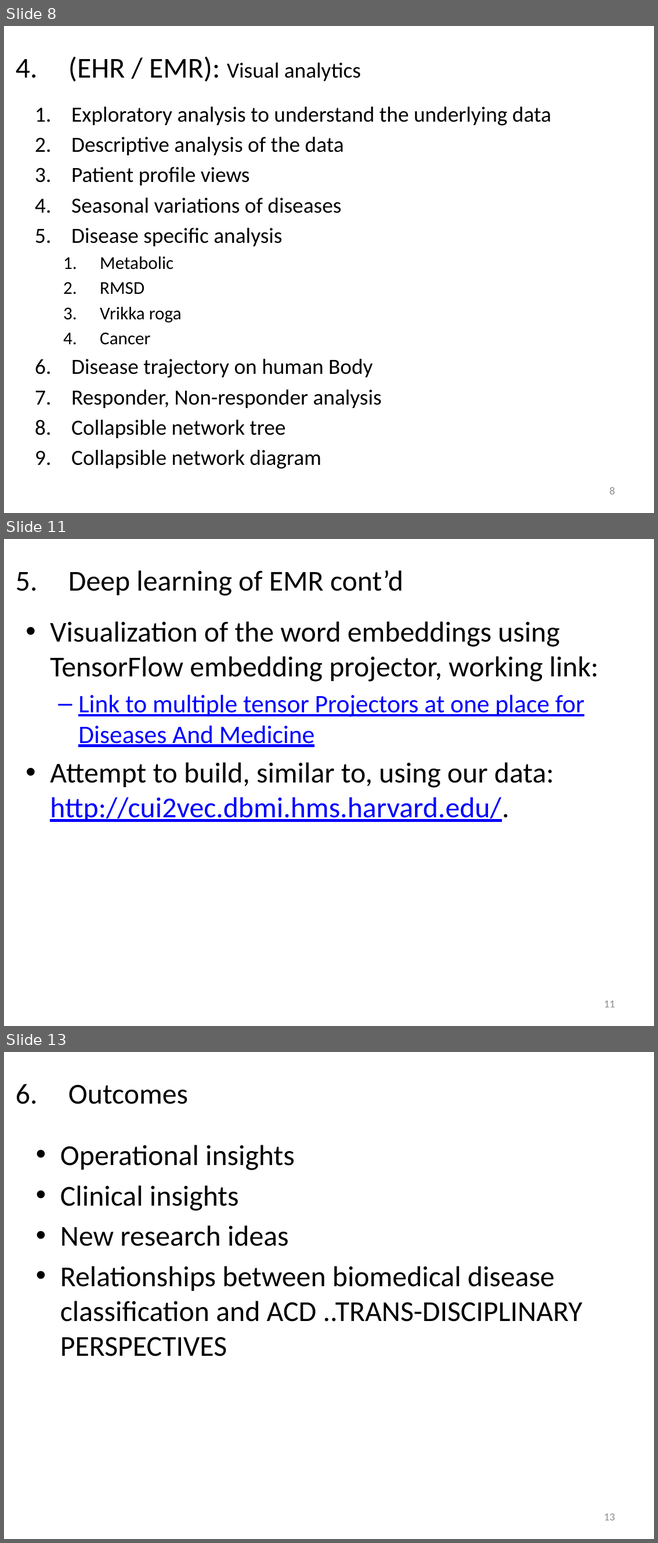
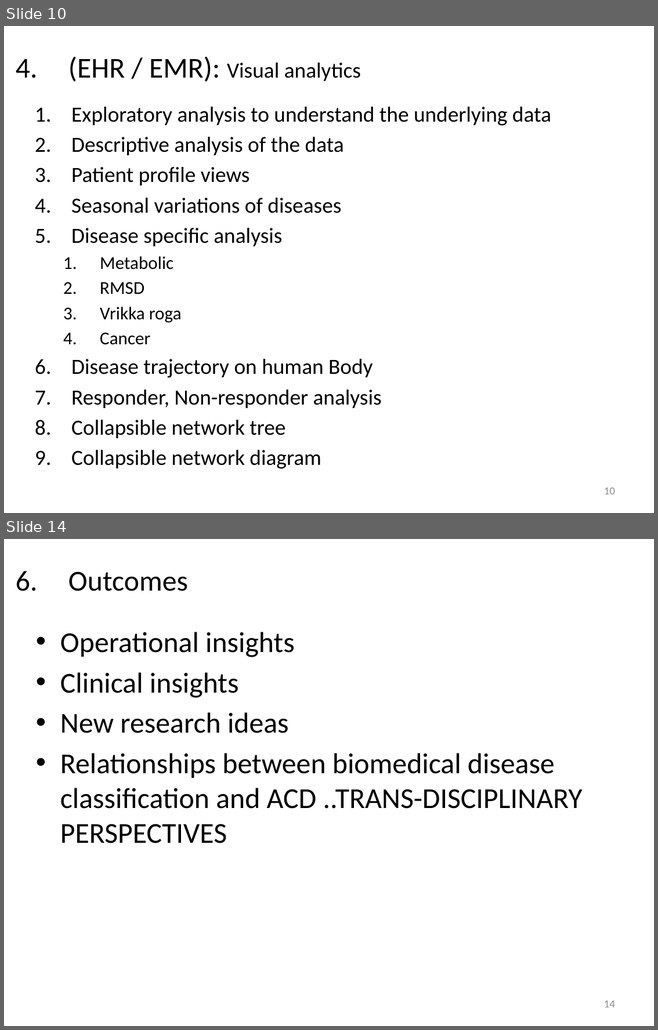
Before and after one commit to coursephd/PostgreSQL, a slide deck: thesis/ThesisPresentation V1.0-WorkingCopy.pptx. Shown one above the other, each under a label of ours: slides 8, 11 and 13 before the commit, slides 10 and 14 after it; the slides between them are not shown. The pictures are 658x1543 and 658x1030 pixels, drawn with LibreOffice and Linux fonts; fonts in the diff are those of the drawing; background and template pictures are left out. Boxes give left, top, right and bottom in pixels: in the first picture for what was removed or moved away, otherwise in the second. Text is boxed around its words. In the diff, an @@ line names an element or a change of style, - is before the commit and + after.

```diff
--- a/thesis/ThesisPresentation V1.0-WorkingCopy.pptx
+++ b/thesis/ThesisPresentation V1.0-WorkingCopy.pptx
@@ slide 11 removed at (4,539,654,1026), background #FFFFFF @@
@@ title removed at (68,570,403,596) @@
-  5. Deep learning of EMR cont’d
@@ text removed at (50,621,598,822) @@
-• Visualization of the word embeddings using TensorFlow embedding projector, working link:
-  – Link to multiple tensor Projectors at one place for Diseases And Medicine
-• Attempt to build, similar to, using our data: http://cui2vec.dbmi.hms.harvard.edu/.
@@ page number removed at (604,1001,615,1008) @@
-11
@@ what was slide 8 is now slide 10 @@
@@ page number at (604,488,615,495): text changed @@
-8
+10
@@ what was slide 13 is now slide 14 @@
@@ page number at (604,1001,615,1008): text changed @@
-13
+14
```
Also in this commit, not shown: 4 slides changed, 4 slides added, 2 other slides removed.
